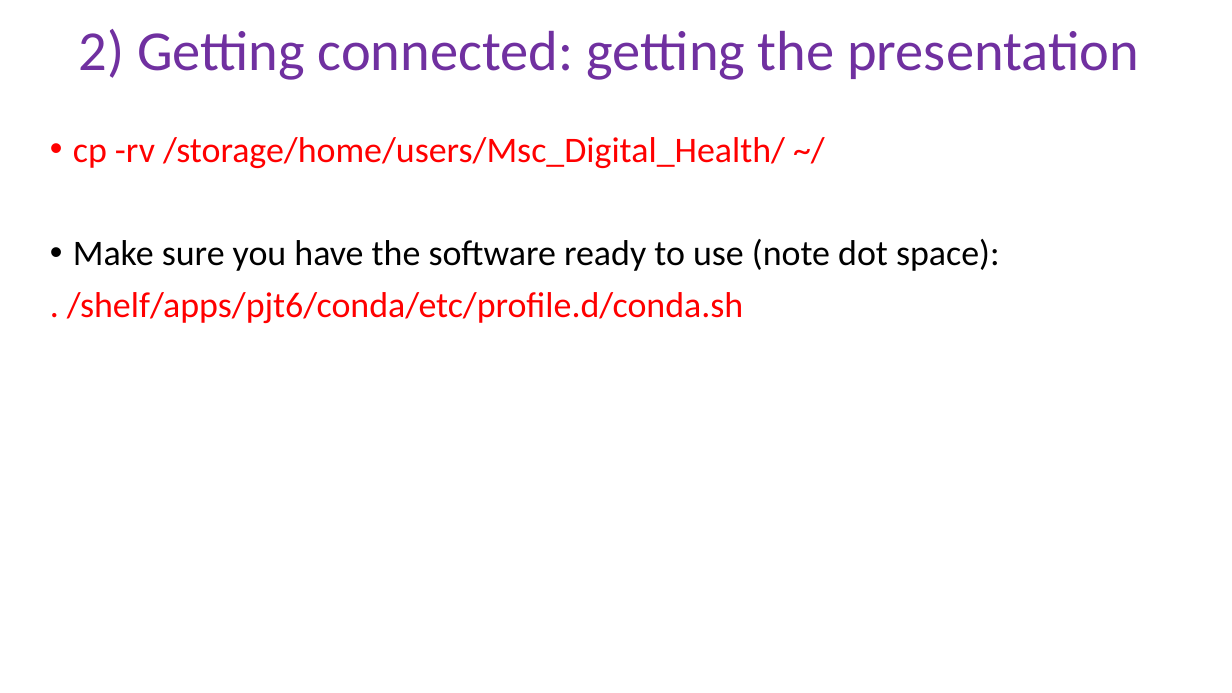
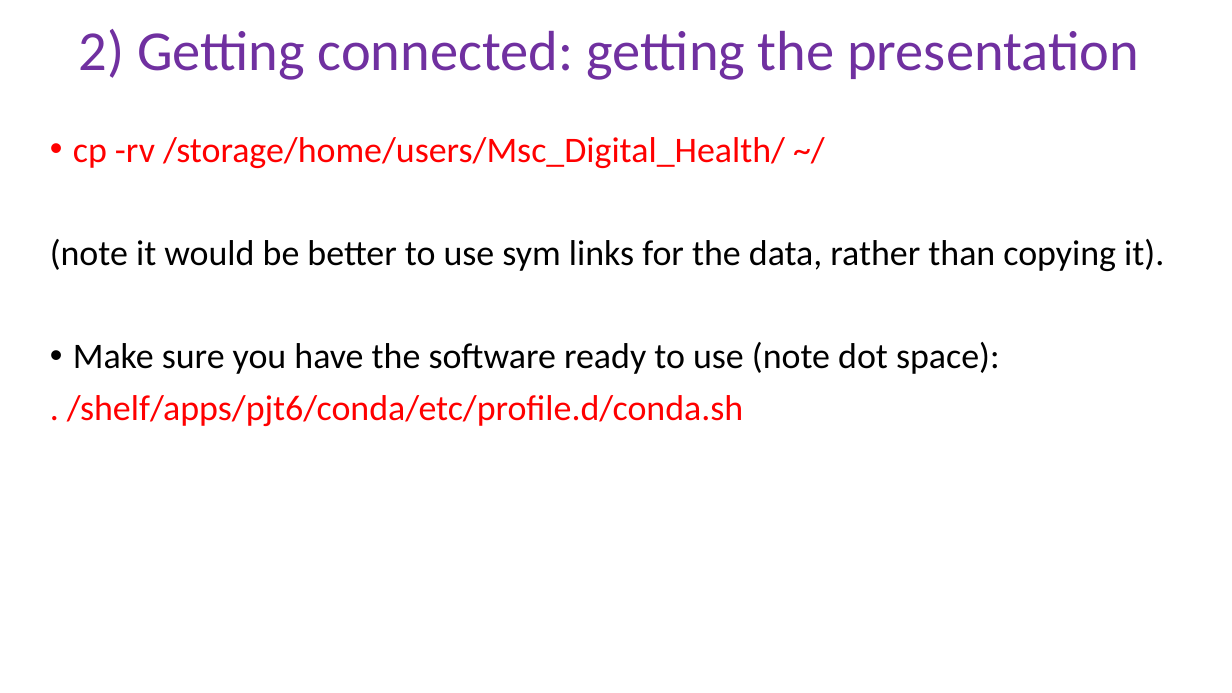
Before and after one commit to peterthorpe5/Msc_Digital_Health, a slide deck: slide 5 of powerpoint/2_Getting_connected.pptx. Drawn at 1232x693 pixels with LibreOffice and Linux fonts; fonts in the diff are those of the drawing. Boxes give left, top, right and bottom in pixels: in the first picture for what was removed or moved away, otherwise in the second. Text is boxed around its words. In the diff, an @@ line names an element or a change of style, - is before the commit and + after.

```diff
--- a/powerpoint/2_Getting_connected.pptx
+++ b/powerpoint/2_Getting_connected.pptx
@@ text at bbox=[50, 239, 1164, 271]: paragraph added @@
+(note it would be better to use sym links for the data, rather than copying it).
```
Also in this commit, not shown: 3 other files.
